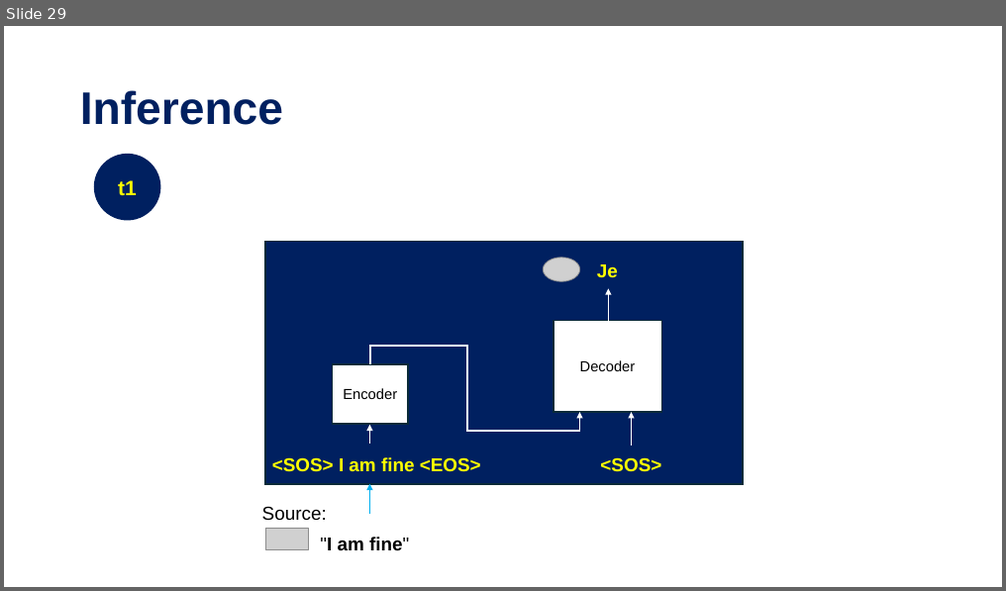
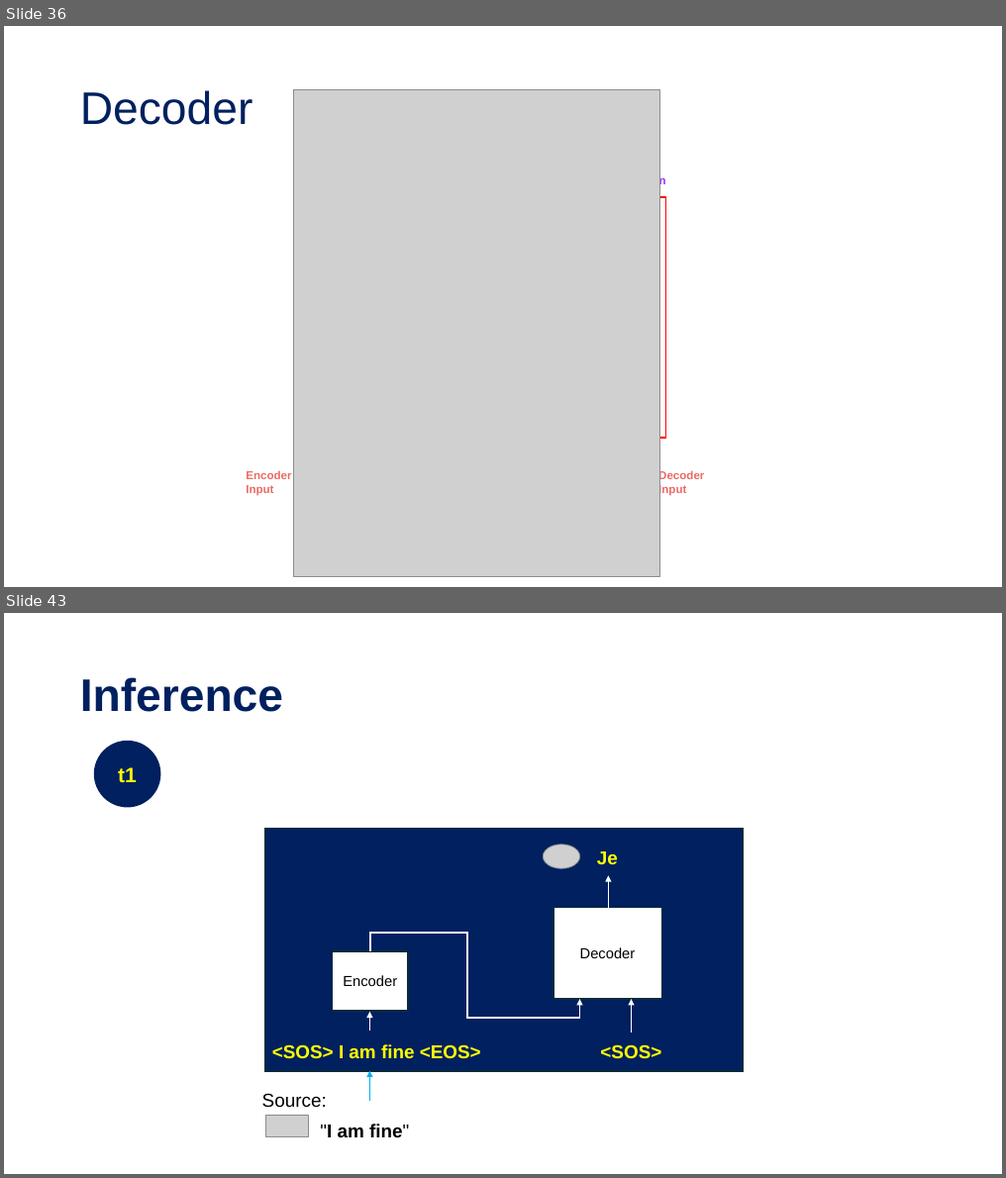
Before and after one commit to tanquangduong/transformer-pt, a slide deck: presentation/Introduction to Transformer.pptx. Shown one above the other, each under a label of ours: slide 29 before the commit, slides 36 and 43 after it; the slides between them are not shown. The pictures are 1006x591 and 1006x1178 pixels, drawn with LibreOffice and Linux fonts; fonts in the diff are those of the drawing; grey boxes stand for pictures. Boxes give left, top, right and bottom in pixels: in the first picture for what was removed or moved away, otherwise in the second. Text is boxed around its words. In the diff, an @@ line names an element or a change of style, - is before the commit and + after.

```diff
--- a/presentation/Introduction to Transformer.pptx
+++ b/presentation/Introduction to Transformer.pptx
@@ slide 36 added at [4, 26, 1002, 587], background #FFFFFF @@
@@ title added at [80, 90, 253, 125], 44 pt, text #002060 @@
+Decoder
@@ picture added at [293, 90, 659, 577] @@
@@ rectangle added at [485, 197, 665, 439], outline #FF0000 1.5 pt @@
@@ text added at [610, 175, 666, 187], 11 pt, text #9933FF, bold @@
+Projection
@@ text added at [246, 471, 291, 496], 11 pt, text #EA6B66, bold @@
+Encoder Input
@@ text added at [658, 471, 704, 496], 11 pt, text #EA6B66, bold @@
+Decoder Input
@@ what was slide 29 is now slide 43 @@
```
Also in this commit, not shown: 2 slides changed, 13 other slides added, 1 other file.
